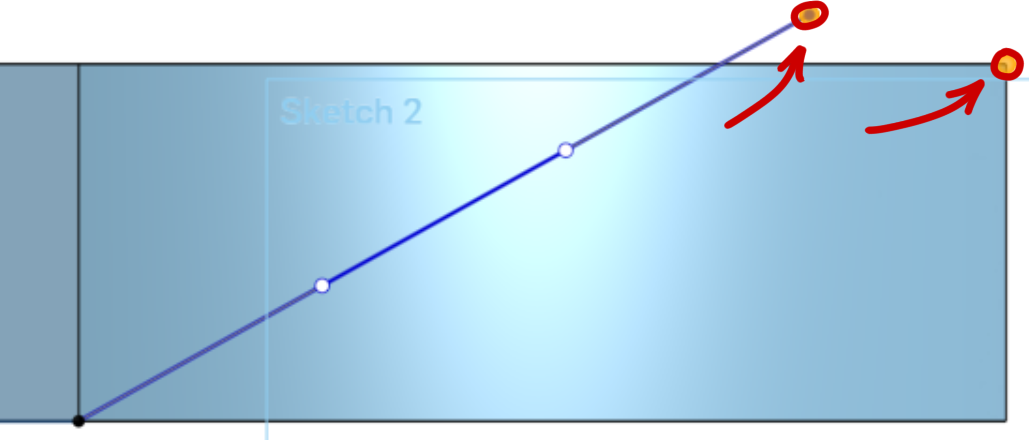
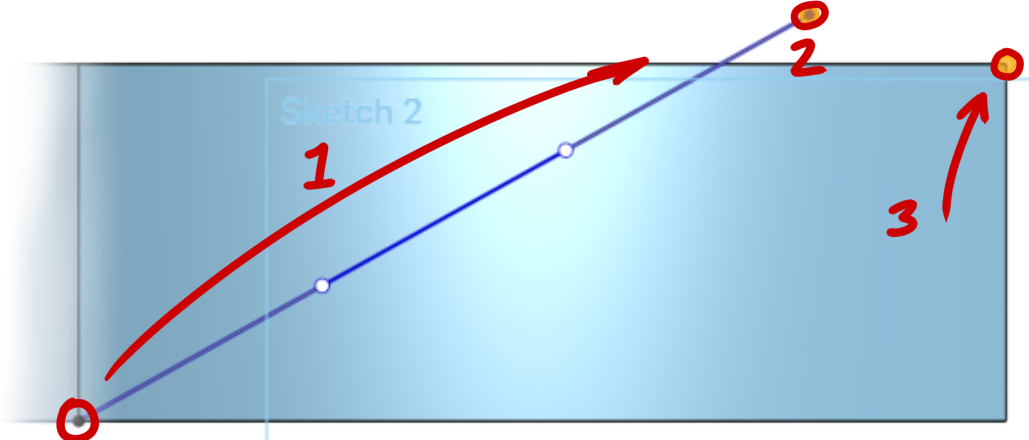
Revision of a layered 1029 × 440 image; what changed, layer by layer:
painted on "Paint Layer 1" over [left=0, top=38, right=990, bottom=440]
added layer "Paint Layer 2" above "Background" over [left=0, top=60, right=192, bottom=440]
painted on "Background" over [left=0, top=38, right=990, bottom=440]
